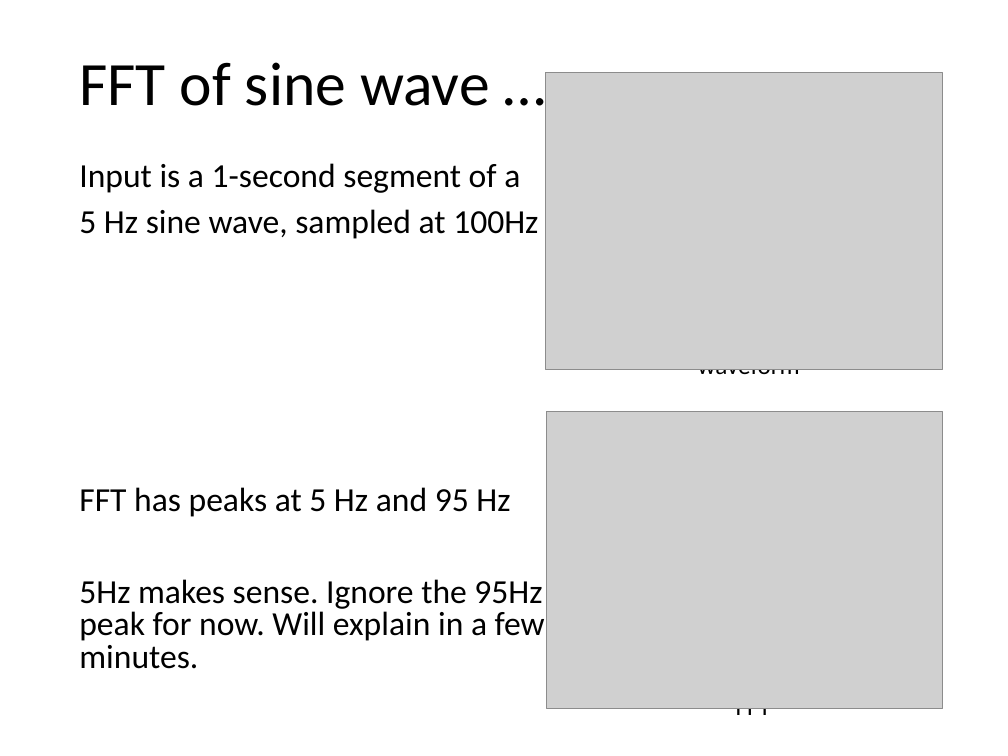
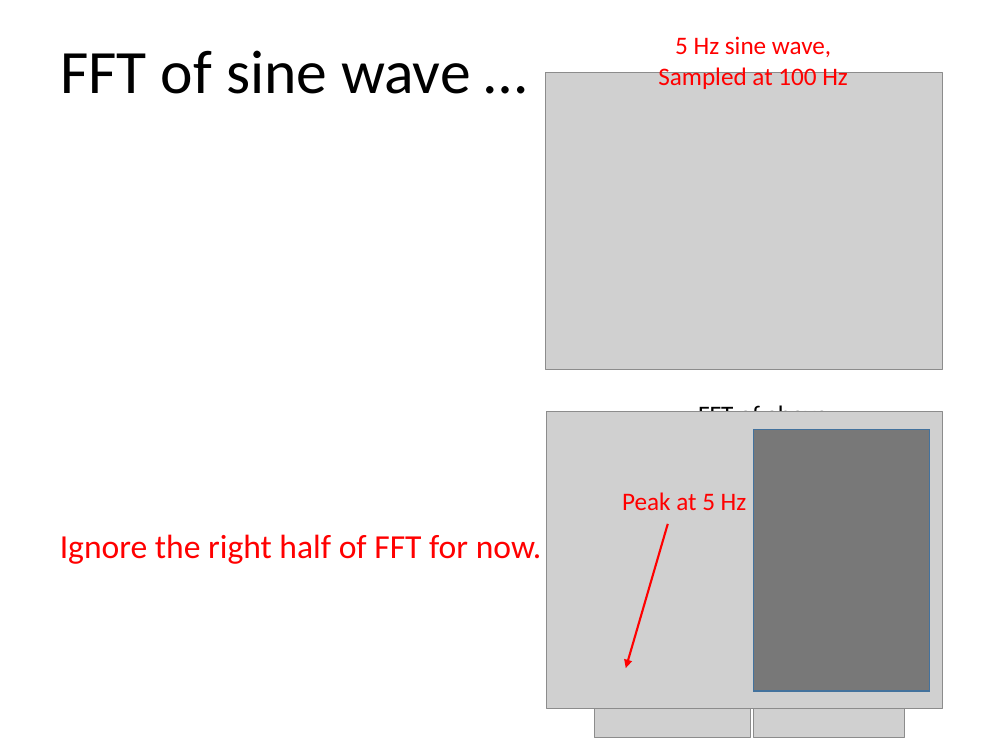
Before and after one commit to tomjhou/MathClassPythonCode, a slide deck: slide 20 of Class2/Lecture2 - Filtering.pptx (slide 18 before the commit). Drawn at 1008x756 pixels with LibreOffice and Linux fonts; fonts in the diff are those of the drawing; grey boxes stand for pictures. Boxes give left, top, right and bottom in pixels: in the first picture for what was removed or moved away, otherwise in the second. Text is boxed around its words. In the diff, an @@ line names an element or a change of style, - is before the commit and + after.

```diff
--- a/Class2/Lecture2 - Filtering.pptx
+++ b/Class2/Lecture2 - Filtering.pptx
@@ title "FFT of sine wave …": place and size @@
-title "FFT of sine wave …" at (79, 62, 490, 106)
+title "FFT of sine wave …" at (60, 50, 471, 94)
@@ text added at (658, 36, 848, 89), 18 pt, text #FF0000 @@
+5 Hz sine wave,
+Sampled at 100 Hz
@@ text removed at (698, 369, 800, 381) @@
-waveform
@@ text at (698, 403, 828, 430): text changed @@
-FFT
+FFT of above
@@ rectangle added at (753, 429, 929, 691), fill #000000 at 42% opacity, outline #43739E 1 pt @@
@@ text added at (622, 492, 747, 510), 18 pt, text #FF0000 @@
+Peak at 5 Hz
@@ text at (60, 534, 542, 564): text changed; text colour #000000 to #FF0000 @@
-Input is a 1-second segment of a
-5 Hz sine wave, sampled at 100Hz
-FFT has peaks at 5 Hz and 95 Hz
-5Hz makes sense. Ignore the 95Hz peak for now. Will explain in a few minutes.
+Ignore the right half of FFT for now.
@@ arrow added from (667, 524) to (626, 668), #FF0000 1.5 pt @@
@@ picture added at (595, 698, 750, 738) @@
@@ picture added at (753, 697, 904, 737) @@
```
Also in this commit, not shown: 21 other slides changed, 9 slides added, 4 slides removed.
